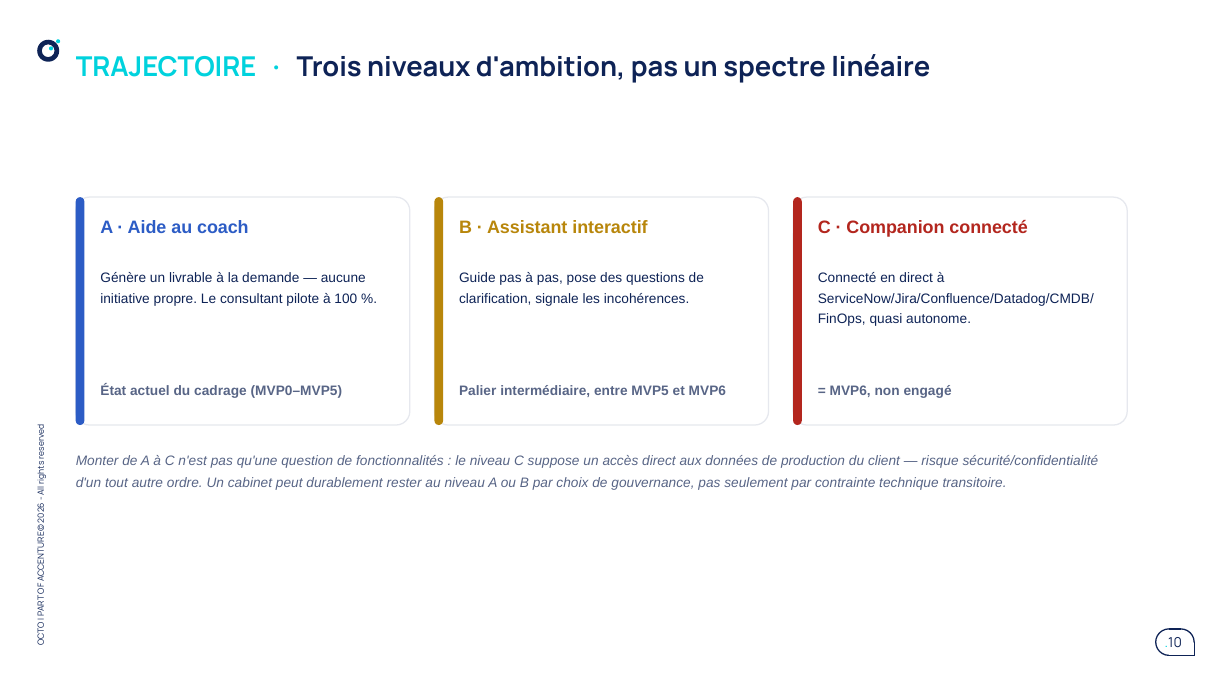
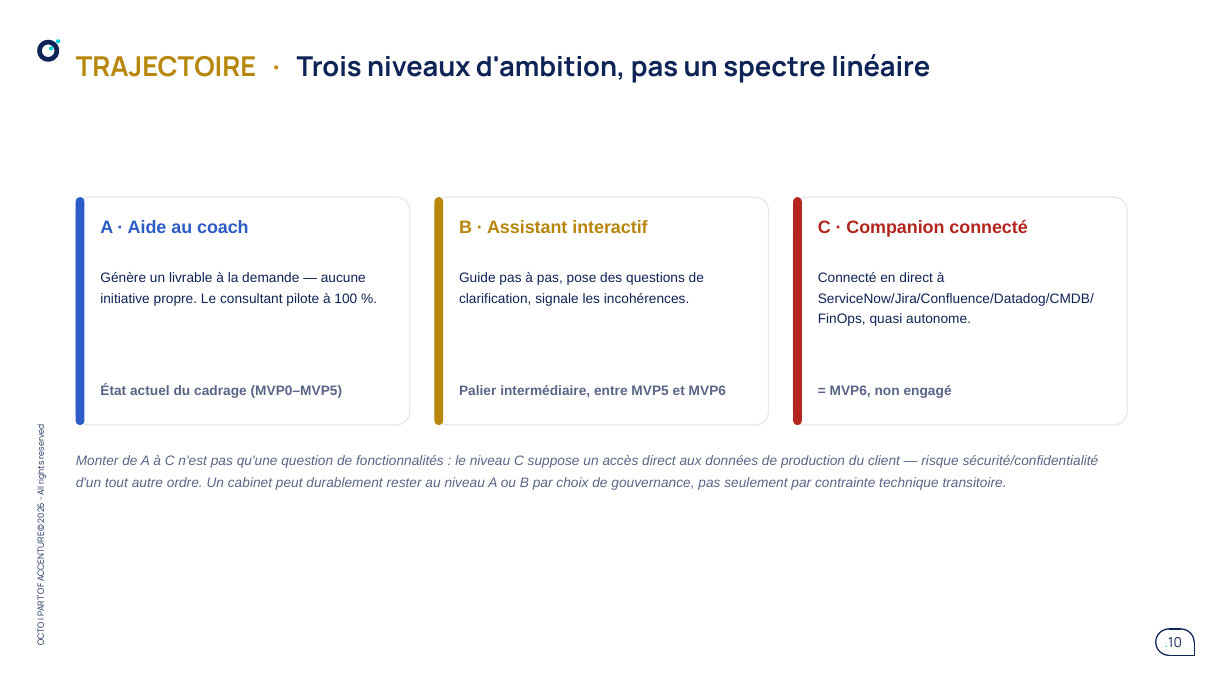
Before and after one commit to claudecamus-dot/Vscode3, a slide deck: slide 10 of docs/cadrage-ppt/bmad-iap-cadrage-synthese.pptx. Drawn at 1232x693 pixels with LibreOffice and Linux fonts; fonts in the diff are those of the drawing. Boxes give left, top, right and bottom in pixels: in the first picture for what was removed or moved away, otherwise in the second. Text is boxed around its words. In the diff, an @@ line names an element or a change of style, - is before the commit and + after.

```diff
--- a/docs/cadrage-ppt/bmad-iap-cadrage-synthese.pptx
+++ b/docs/cadrage-ppt/bmad-iap-cadrage-synthese.pptx
@@ title "TRAJECTOIRE · Trois niveaux d'ambition, ..." at [76,54,930,83]: text colour #00D2DD to #B8860B in "TRAJECTOIRE ·" @@
```
Also in this commit, not shown: 8 other slides changed, 3 other files.
